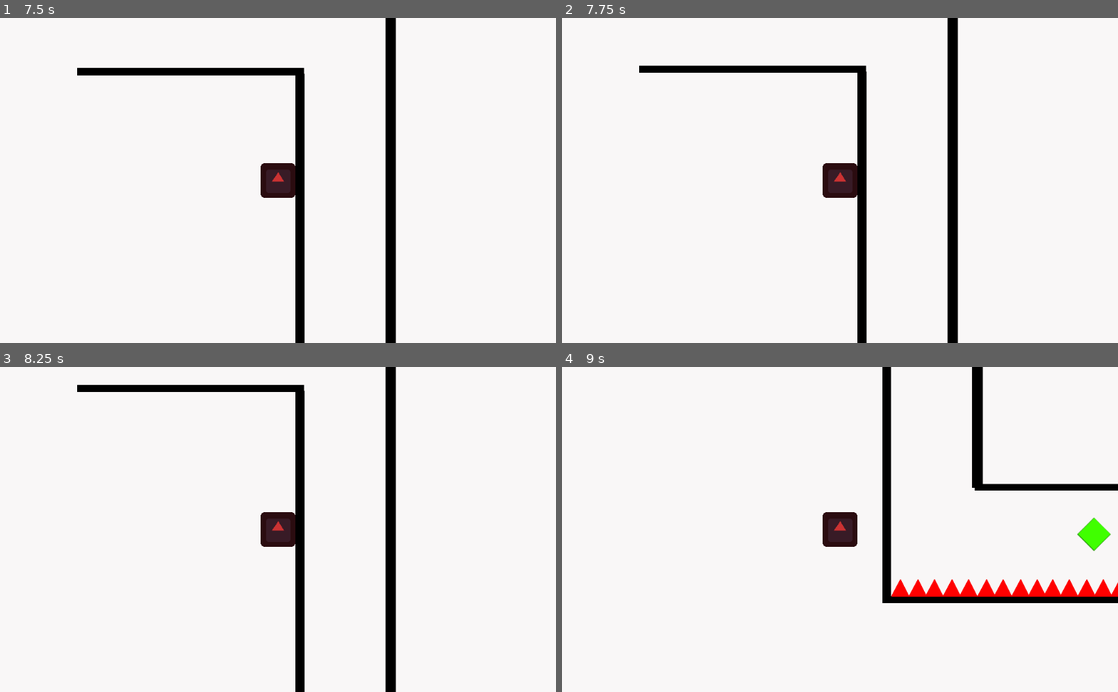
Above: before the commit, frames 1-4 (two rows, left to right).
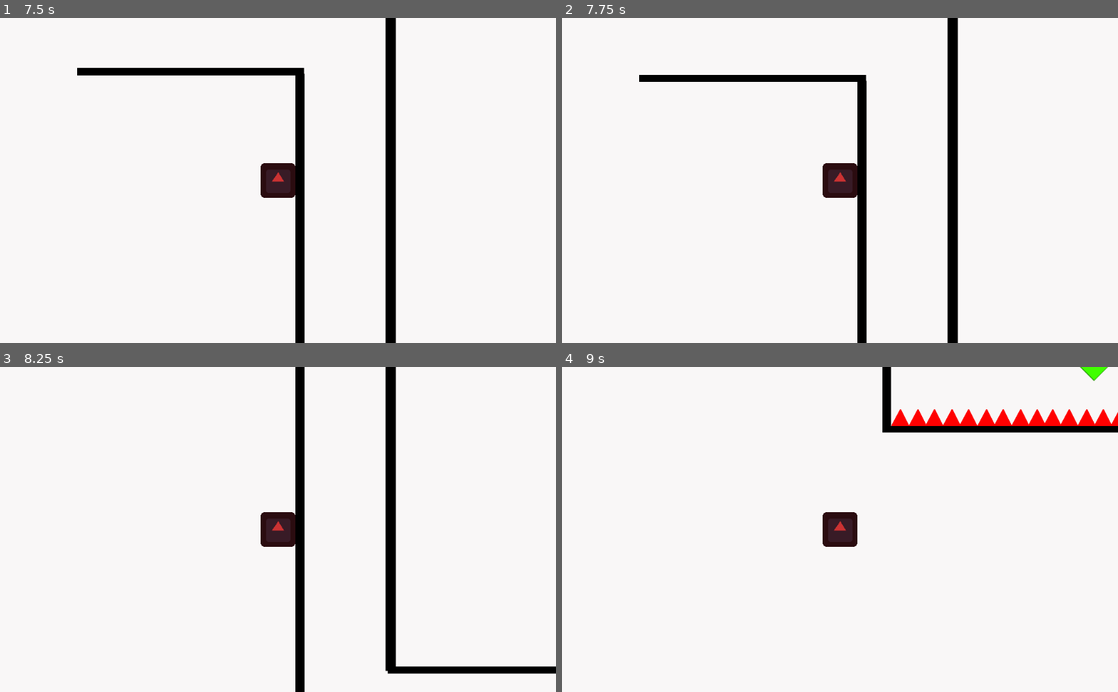
Above: after the commit, the same moments.

Repository: mkhan45/godot-platformer
Game: Godot game, scene res://Level2.tscn
The game is run twice, just before and just after one commit, with the same random seed, the same clock (stepped at 60 frames per second) and the same inputs. This scene is started directly instead of the project's main scene. The engine's default icon, where the game draws it, is replaced by a stand-in: a white triangle on a blue panel in a dark square.
Inputs:
- Up to frame 1 (7.5 s): tap Enter at 0.5 s; hold D (right) 0.53-1.28 s; hold Space (jump) 0.53-1.28 s; hold S (down) 1.28-2.03 s; tap Shift (dash) every 1.5 s from 1.35 to 7.35 s; tap Space (jump) at 1.52, 1.55, 1.82, 3.02, 3.05, 3.32, 4.52, 4.55, 4.82, 6.02, 6.05, 6.32 s; hold D (right) 2.03-2.78 s; hold Space (jump) 2.03-2.78 s; hold W (up) 2.78-3.53 s; hold Space (jump) 3.53-4.28 s; hold A (left) 3.53-5.03 s; hold S (down) 5.03-5.78 s; hold Space (jump) 5.03-5.78 s; hold D (right) 5.78-6.53 s; hold W (up) 6.53-7.28 s; hold Space (jump) 6.53-7.28 s; hold D (right) from 7.28 s (still down)
- Up to frame 2 (7.75 s): keep holding D (right); tap Space (jump) at 7.52, 7.55 s
- Up to frame 3 (8.25 s): tap Space (jump) at 7.82 s; release D (right) at 8.03 s; hold S (down) from 8.03 s (still down); hold Space (jump) from 8.03 s (still down)
- Up to frame 4 (9 s): release S (down) at 8.78 s; release Space (jump) at 8.78 s; hold A (left) from 8.78 s (still down); tap Shift (dash) at 8.85 s

Frame 1 is identical in both runs. In frame 2, 1.8% of the frame differs, in the area x 13-55%, y 14-20%; in frame 3, 1.8%; in frame 4, 6.7%, in the area x 57-100%, y 0-73%.

Commit message:
tweaks

Diff:
--- a/Level2.tscn
+++ b/Level2.tscn
@@ -5,9 +5,9 @@
 [ext_resource path="res://Spikes.tscn" type="PackedScene" id=3]
 [ext_resource path="res://Gem.tscn" type="PackedScene" id=4]
 
+[sub_resource type="PhysicsMaterial" id=1]
+
 [sub_resource type="PhysicsMaterial" id=2]
-
-[sub_resource type="PhysicsMaterial" id=1]
 friction = 0.0
 
 [node name="World" type="Node2D"]
@@ -261,3 +261,7 @@
 
 [node name="Spikes6" parent="Spikes7" instance=ExtResource( 3 )]
 position = Vector2( 92.9996, 0 )
+
+[node name="Spikes8" parent="." instance=ExtResource( 3 )]
+position = Vector2( 0, 2306.4 )
+scale = Vector2( 999, 1 )
--- a/Spikes.tscn
+++ b/Spikes.tscn
@@ -1,10 +1,7 @@
-[gd_scene load_steps=4 format=2]
+[gd_scene load_steps=3 format=2]
 
 [ext_resource path="res://Spikes.gd" type="Script" id=1]
 [ext_resource path="res://spike.png" type="Texture" id=2]
-
-[sub_resource type="RectangleShape2D" id=1]
-extents = Vector2( 16.1498, 16.1571 )
 
 [node name="Spikes" type="Node2D"]
 script = ExtResource( 1 )
@@ -15,6 +12,6 @@
 scale = Vector2( 0.25, 0.25 )
 texture = ExtResource( 2 )
 
-[node name="CollisionShape2D" type="CollisionShape2D" parent="Area2D"]
-shape = SubResource( 1 )
+[node name="CollisionPolygon2D" type="CollisionPolygon2D" parent="Area2D"]
+polygon = PoolVector2Array( -15.9133, 15.8778, 0.283516, -17.177, 16.0396, 15.8778 )
 [connection signal="body_entered" from="Area2D" to="." method="_on_Area2D_body_entered"]
--- a/player.gd
+++ b/player.gd
@@ -134,8 +134,9 @@
       if event.is_action_pressed("jump"):
          if touching_ground():
             velocity.y -= jump_speed
-         elif touching_wall():
+         elif touching_wall() and climbed_frames + 25 < climb_frames:
             velocity.y -= jump_speed * 0.75
+            climbed_frames += 25
 
       if event.is_action_pressed("dash")\
          and !used_dash and\
--- a/project.godot
+++ b/project.godot
@@ -29,21 +29,25 @@
 left={
 "deadzone": 0.5,
 "events": [ Object(InputEventKey,"resource_local_to_scene":false,"resource_name":"","device":0,"alt":false,"shift":false,"control":false,"meta":false,"command":false,"pressed":false,"scancode":65,"unicode":0,"echo":false,"script":null)
+, Object(InputEventKey,"resource_local_to_scene":false,"resource_name":"","device":0,"alt":false,"shift":false,"control":false,"meta":false,"command":false,"pressed":false,"scancode":16777231,"unicode":0,"echo":false,"script":null)
  ]
 }
 right={
 "deadzone": 0.5,
 "events": [ Object(InputEventKey,"resource_local_to_scene":false,"resource_name":"","device":0,"alt":false,"shift":false,"control":false,"meta":false,"command":false,"pressed":false,"scancode":68,"unicode":0,"echo":false,"script":null)
+, Object(InputEventKey,"resource_local_to_scene":false,"resource_name":"","device":0,"alt":false,"shift":false,"control":false,"meta":false,"command":false,"pressed":false,"scancode":16777233,"unicode":0,"echo":false,"script":null)
  ]
 }
 down={
 "deadzone": 0.5,
 "events": [ Object(InputEventKey,"resource_local_to_scene":false,"resource_name":"","device":0,"alt":false,"shift":false,"control":false,"meta":false,"command":false,"pressed":false,"scancode":83,"unicode":0,"echo":false,"script":null)
+, Object(InputEventKey,"resource_local_to_scene":false,"resource_name":"","device":0,"alt":false,"shift":false,"control":false,"meta":false,"command":false,"pressed":false,"scancode":16777234,"unicode":0,"echo":false,"script":null)
  ]
 }
 up={
 "deadzone": 0.5,
 "events": [ Object(InputEventKey,"resource_local_to_scene":false,"resource_name":"","device":0,"alt":false,"shift":false,"control":false,"meta":false,"command":false,"pressed":false,"scancode":87,"unicode":0,"echo":false,"script":null)
+, Object(InputEventKey,"resource_local_to_scene":false,"resource_name":"","device":0,"alt":false,"shift":false,"control":false,"meta":false,"command":false,"pressed":false,"scancode":16777232,"unicode":0,"echo":false,"script":null)
  ]
 }
 dash={
Not shown: 2 places in Level2.tscn that only renumber resources
